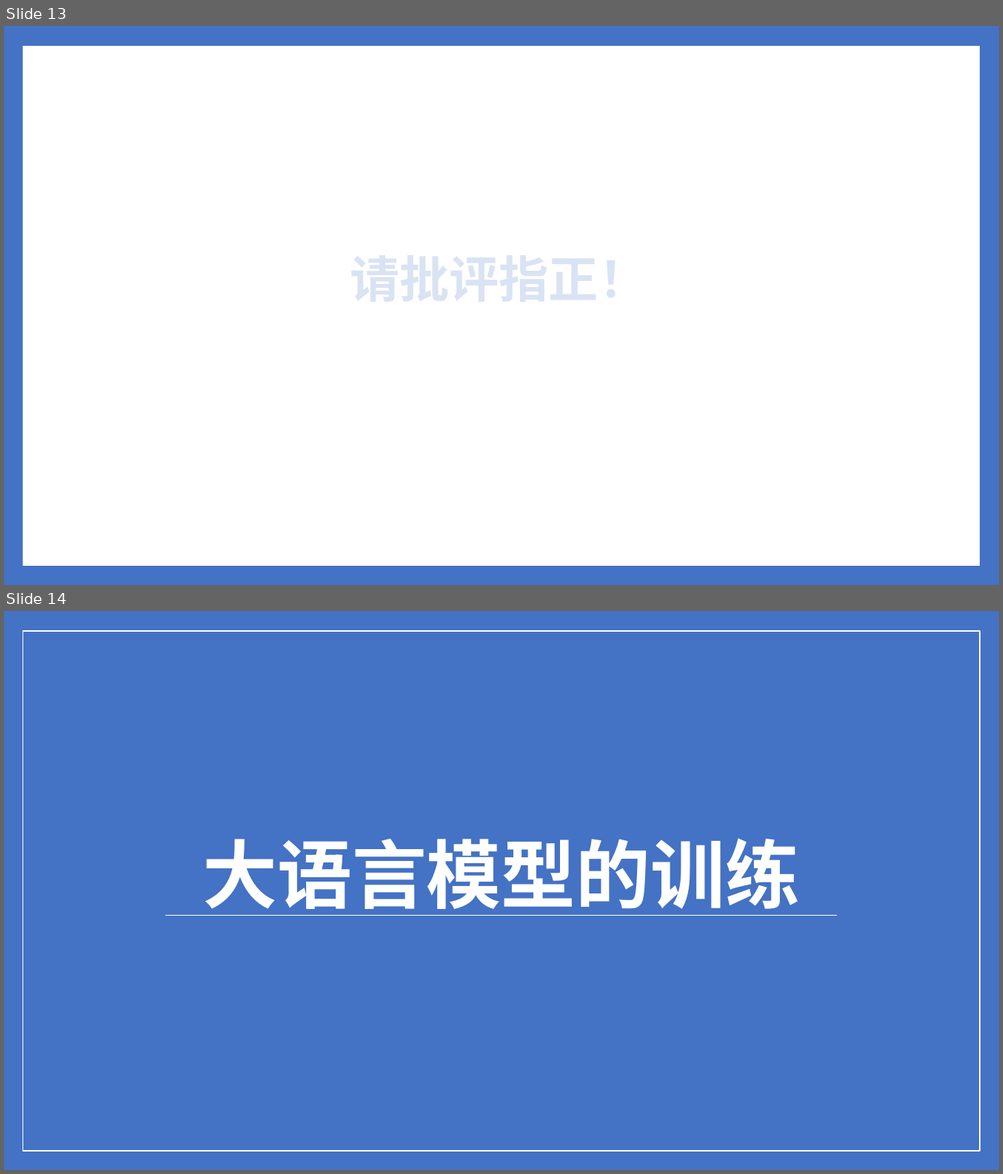
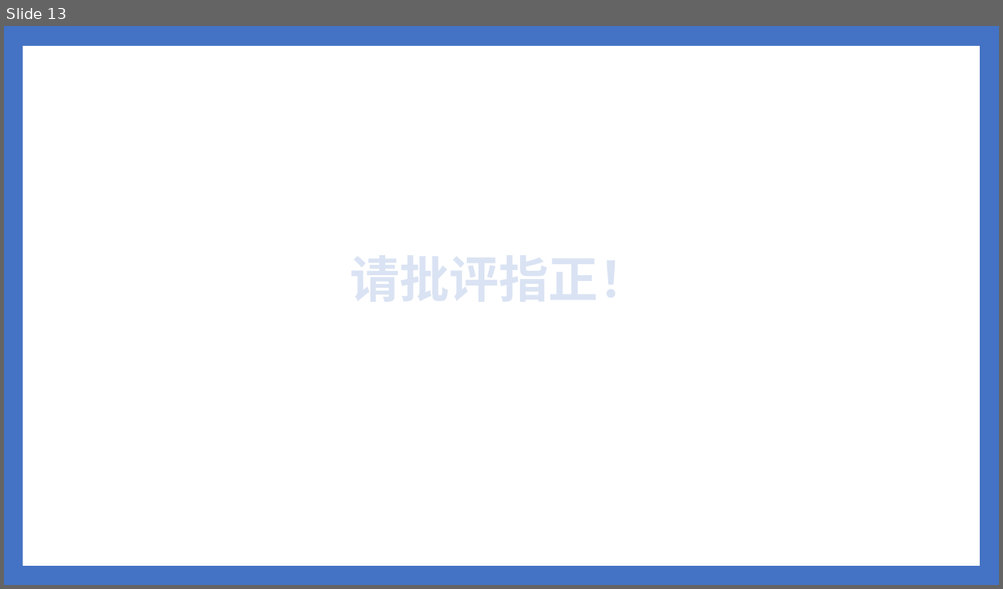
Before and after one commit to ylsdamxssjxxdd/eva, a slide deck: utils/软件介绍.pptx. Shown one above the other, each under a label of ours: slides 13 and 14 before the commit, slide 13 after it. The pictures are 1003x1174 and 1003x589 pixels, drawn with LibreOffice and Linux fonts; fonts in the diff are those of the drawing. Boxes give left, top, right and bottom in pixels: in the first picture for what was removed or moved away, otherwise in the second. Text is boxed around its words. In the diff, an @@ line names an element or a change of style, - is before the commit and + after.

```diff
--- a/utils/软件介绍.pptx
+++ b/utils/软件介绍.pptx
@@ slide 14 removed at (4, 611, 999, 1170), background #4472C4 @@
@@ rectangle removed at (22, 631, 979, 1151) @@
@@ title removed at (203, 838, 800, 916) @@
-大语言模型的训练
@@ line removed from (165, 915) to (836, 915) @@
```
Also in this commit, not shown: 1 slide changed, 6 slides added, 9 other files.
